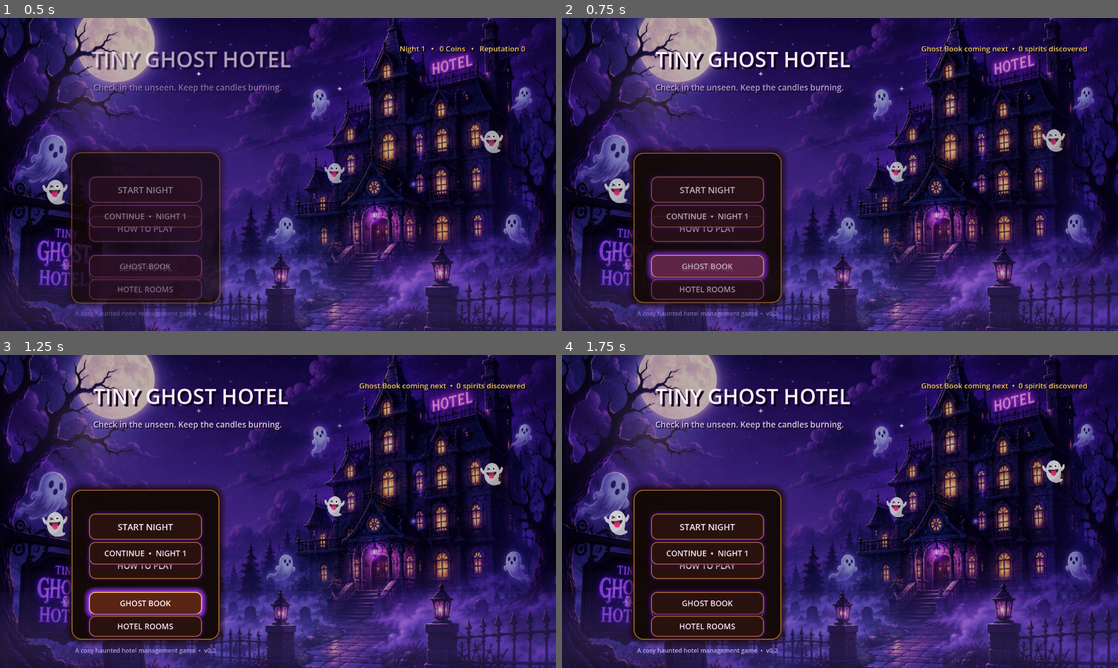
Above: before the commit, frames 1-4 (two rows, left to right).
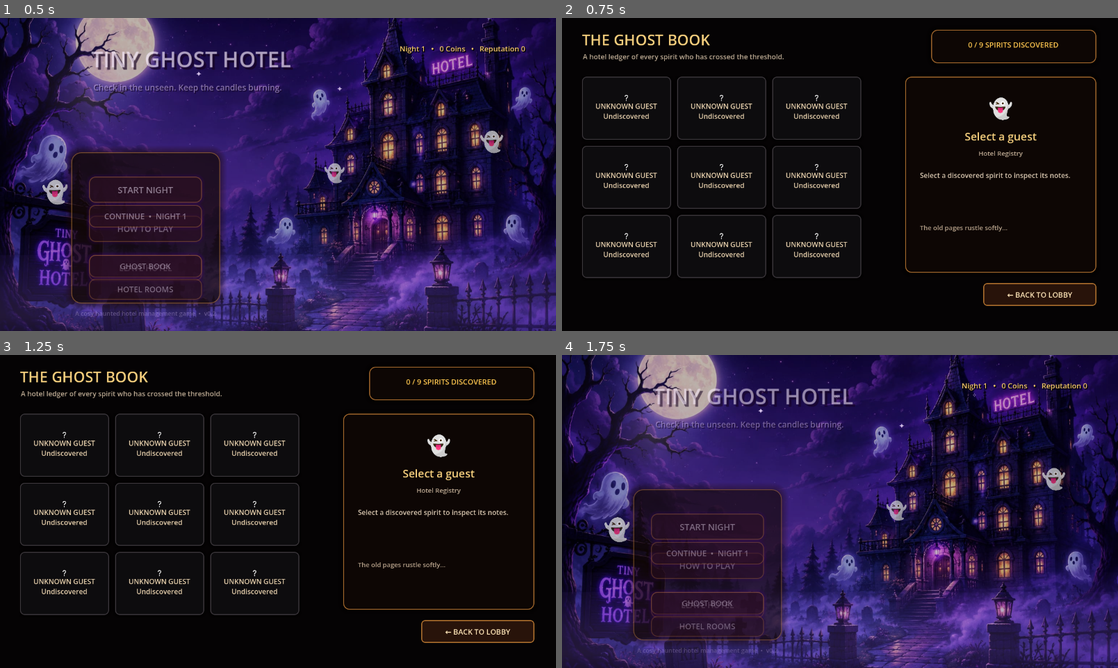
Above: after the commit, the same moments.

Repository: 22koki/tiny-ghost-hotel
Game: Godot game, scene res://scenes/MainMenu.tscn
The game is run twice, just before and just after one commit, with the same random seed, the same clock (stepped at 60 frames per second) and the same inputs.
Inputs (mouse positions are in pixels of both pictures, inside the frame that each line leads up to):
- Up to frame 1 (0.5 s): no input
- Up to frame 2 (0.75 s): click "GHOST BOOK" at 0.5 s
- Up to frame 3 (1.25 s): no input
- Up to frame 4 (1.75 s): click (1040, 630) at 1.25 s, where only the run after the commit has a clickable "← BACK TO LOBBY"

Frame 1 is identical in both runs. In frame 2, 89% of the frame differs, in the area x 0-100%, y 0-100%; in frame 3, 89%; in frame 4, 12%.

Commit message:
feat: open ghost book from main menu

Diff:
--- a/scripts/main_menu.gd
+++ b/scripts/main_menu.gd
@@ -896,7 +896,7 @@
 	if entering_hotel or popup_open:
 		return
 	animate_button_press(ghost_book_button)
-	hotel_status_label.text = "Ghost Book coming next  •  %d spirits discovered" % GameState.discovered_ghosts.size()
+	get_tree().change_scene_to_file("res://scenes/GhostBook.tscn")
 
 
 func _on_rooms_pressed() -> void:
